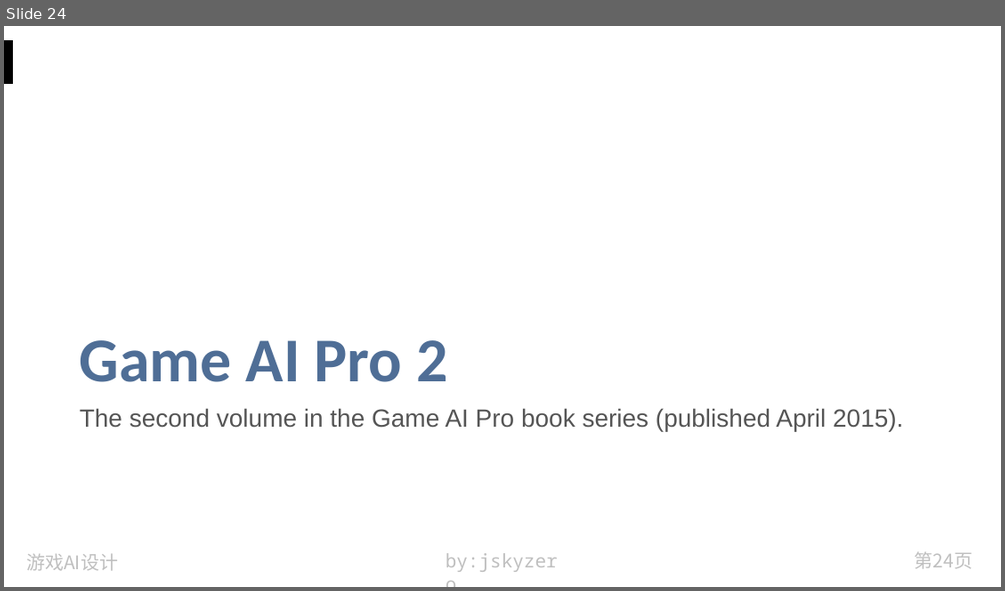
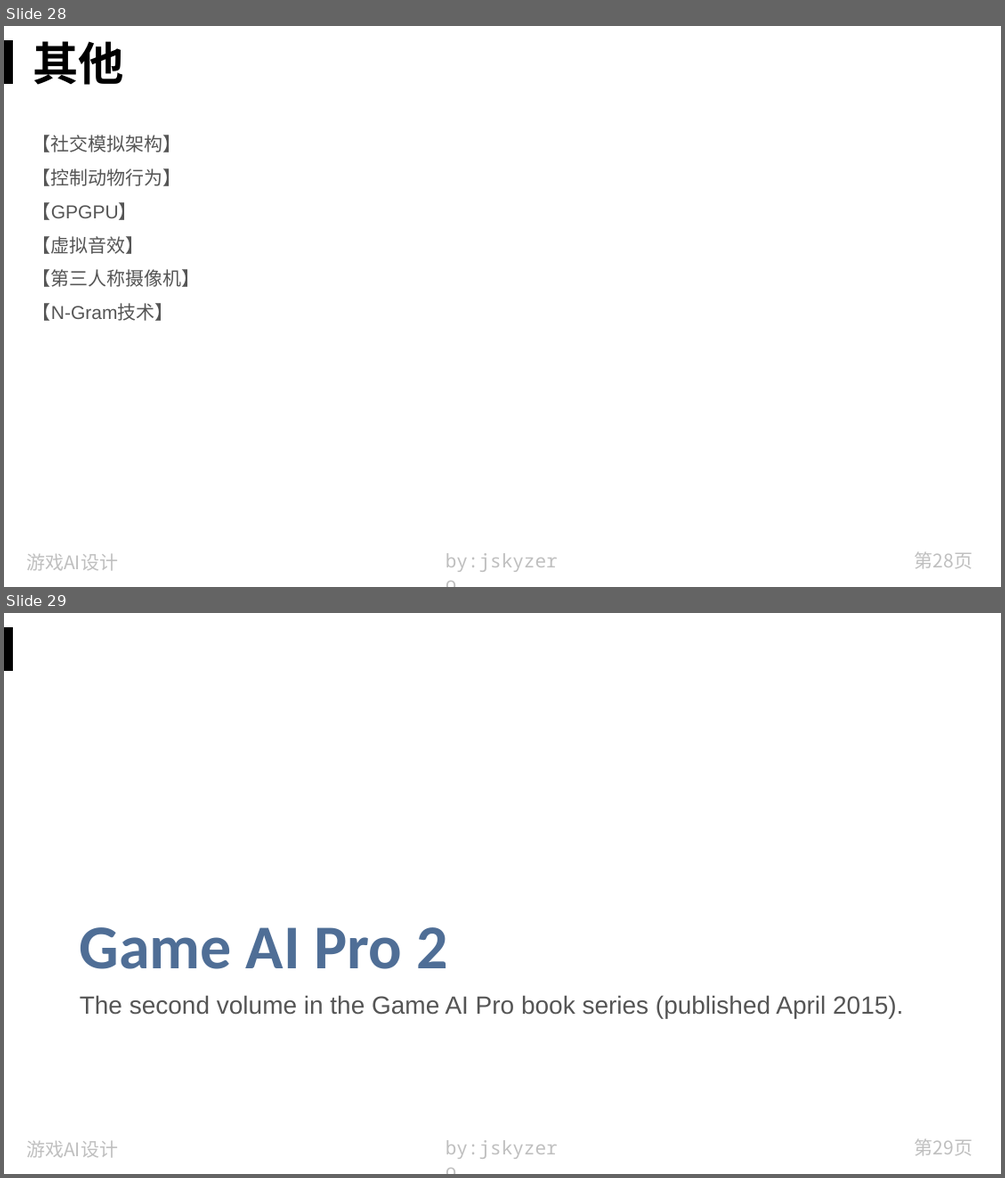
Before and after one commit to jskyzero/design.jskyzero.com, a slide deck: assets/img/skill/GameAIPro/Game AI Pro.pptx. Shown one above the other, each under a label of ours: slide 24 before the commit, slides 28 and 29 after it. The pictures are 1005x591 and 1005x1178 pixels, drawn with LibreOffice and Linux fonts; fonts in the diff are those of the drawing. Boxes give left, top, right and bottom in pixels: in the first picture for what was removed or moved away, otherwise in the second. Text is boxed around its words. In the diff, an @@ line names an element or a change of style, - is before the commit and + after.

```diff
--- a/assets/img/skill/GameAIPro/Game AI Pro.pptx
+++ b/assets/img/skill/GameAIPro/Game AI Pro.pptx
@@ slide 28 added at (4, 26, 1001, 587), background #FFFFFF; not listed: 4 template elements that a slide beside it also shows @@
@@ title added at (32, 41, 124, 85), 44 pt, text #000000, bold @@
+其他
@@ text added at (32, 135, 201, 321), 18 pt, text #555555 @@
+【社交模拟架构】
+【控制动物行为】
+【GPGPU】
+【虚拟音效】
+【第三人称摄像机】
+【N-Gram技术】
@@ what was slide 24 is now slide 29 @@
@@ page number at (914, 1139, 972, 1156): text changed @@
-第24页
+第29页
```
Also in this commit, not shown: 4 slides changed, 6 other slides added, 1 slide removed, 16 other files.
